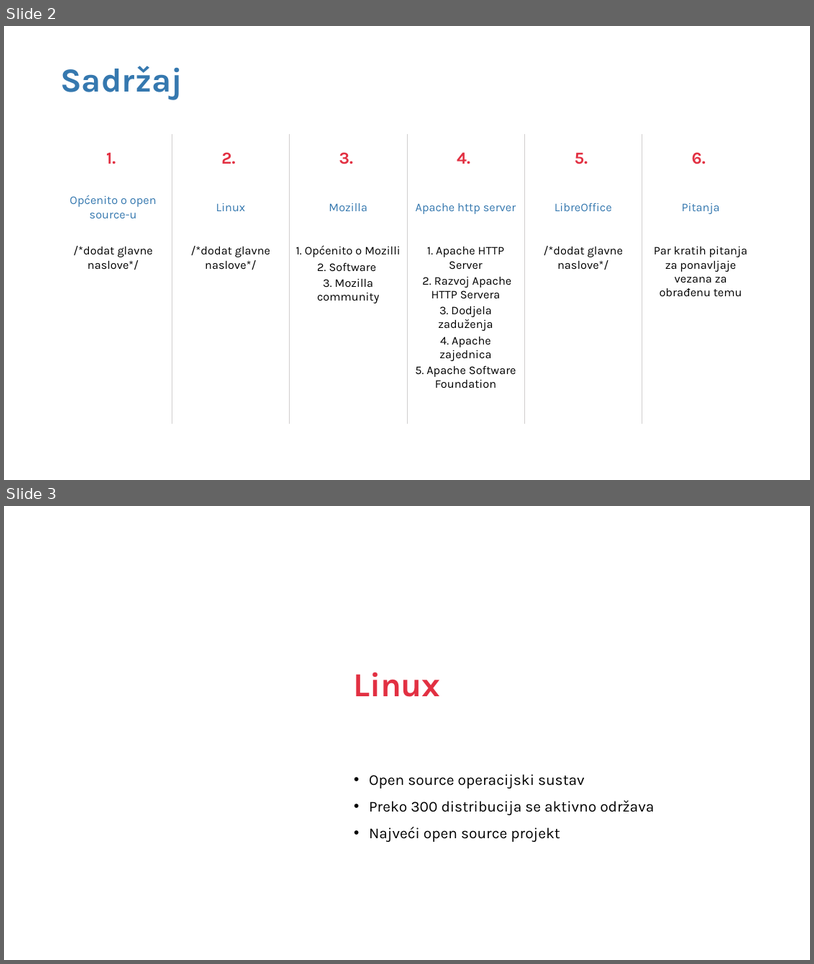
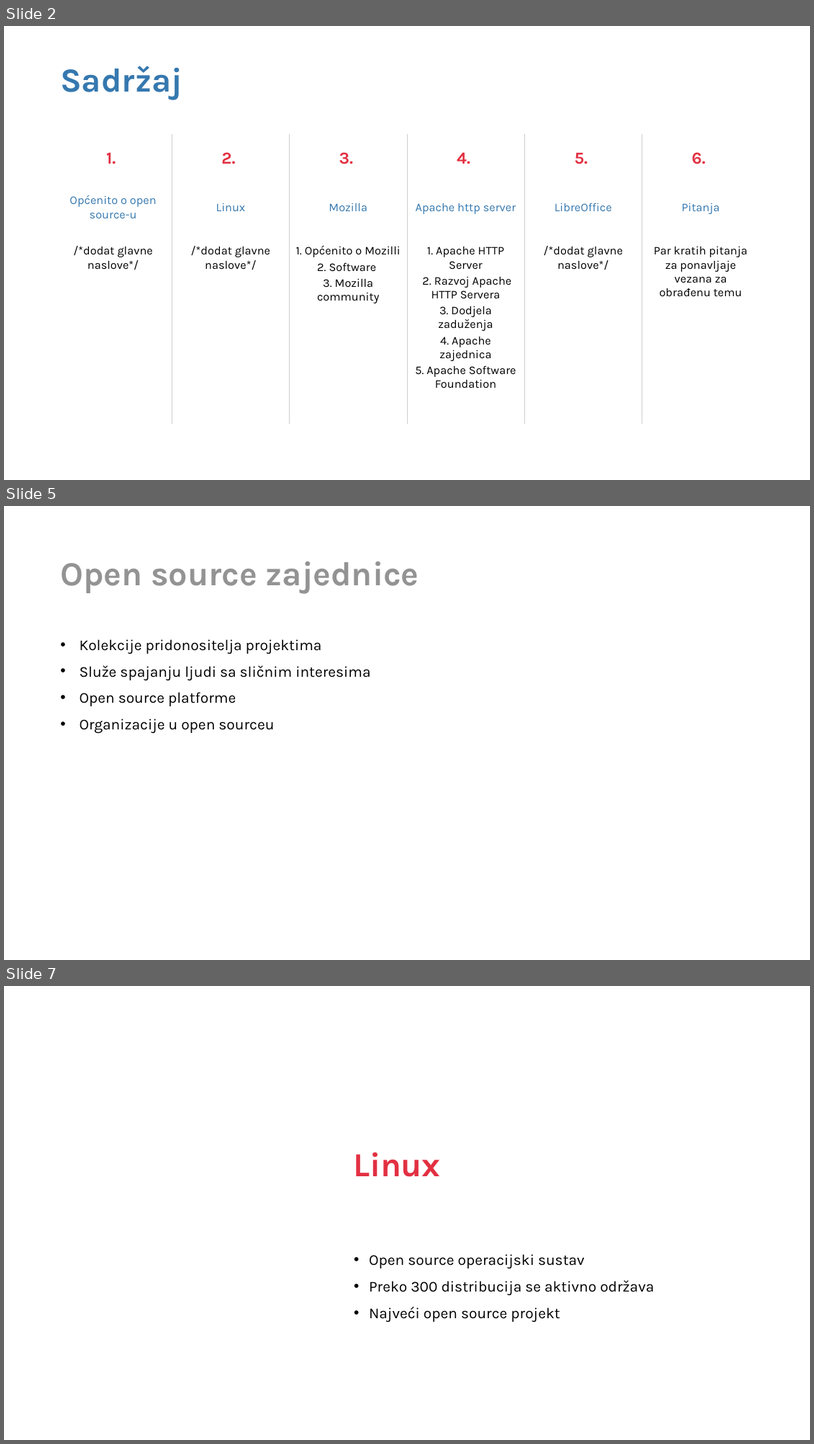
Before and after one commit to CvetkovskiIvor/ProgramskoInzenjerstvoSeminar, a slide deck: Open Source Prezentacija.pptx. Shown one above the other, each under a label of ours: slides 2 and 3 before the commit, slides 2, 5 and 7 after it; the slides between them are not shown. The pictures are 814x964 and 814x1444 pixels, drawn with LibreOffice and Linux fonts; fonts in the diff are those of the drawing; background and template pictures are left out. Boxes give left, top, right and bottom in pixels: in the first picture for what was removed or moved away, otherwise in the second. Text is boxed around its words. In the diff, an @@ line names an element or a change of style, - is before the commit and + after.

```diff
--- a/Open Source Prezentacija.pptx
+++ b/Open Source Prezentacija.pptx
@@ slide 5 added at [4, 506, 810, 960], background #FFFFFF @@
@@ title added at [60, 561, 419, 593], 40 pt, text #939393, bold @@
+Open source zajednice
@@ text added at [80, 639, 370, 733], 18 pt, text #000000 @@
+• Kolekcije pridonositelja projektima
+• Služe spajanju ljudi sa sličnim interesima
+• Open source platforme
+• Organizacije u open sourceu
@@ what was slide 3 is now slide 7 @@
```
Also in this commit, not shown: 3 other slides added.
